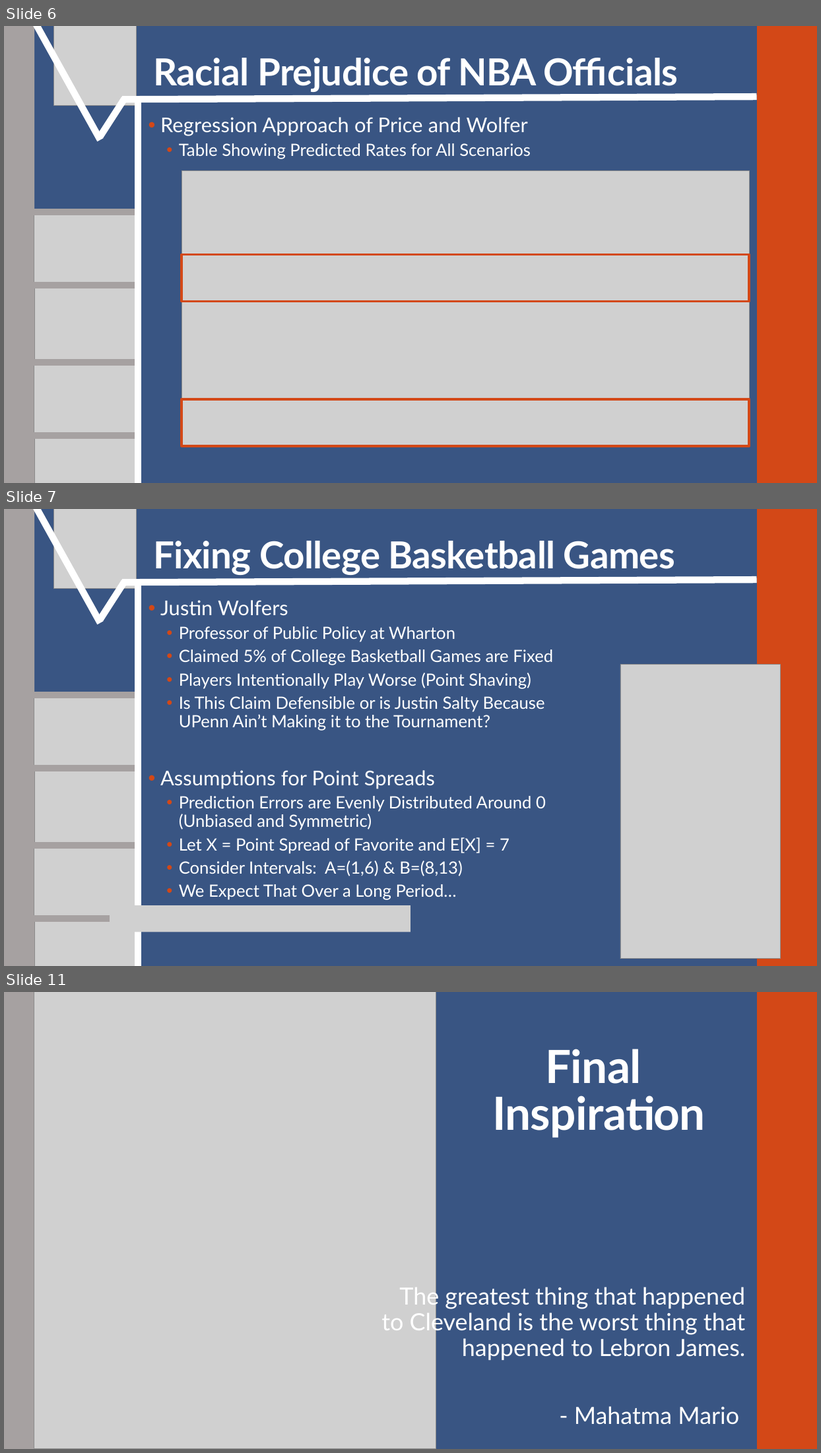
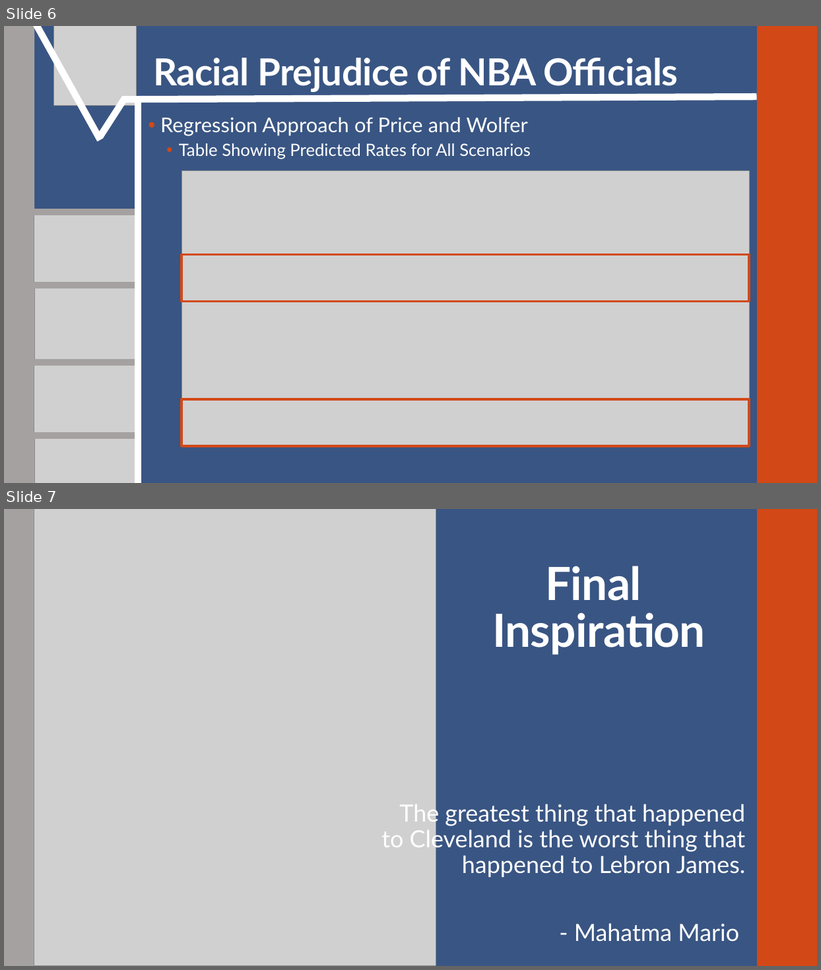
Before and after one commit to SuperMarioGiacomazzo/STOR538_WEBSITE, a slide deck: Slides/Basketball 5/Basketball_5_Lecture.pptx. Shown one above the other, each under a label of ours: slides 6, 7 and 11 before the commit, slides 6 and 7 after it; the slides between them are not shown. The pictures are 821x1453 and 821x970 pixels, drawn with LibreOffice and Linux fonts; fonts in the diff are those of the drawing; grey boxes stand for pictures. Boxes give left, top, right and bottom in pixels: in the first picture for what was removed or moved away, otherwise in the second. Text is boxed around its words. In the diff, an @@ line names an element or a change of style, - is before the commit and + after.

```diff
--- a/Slides/Basketball 5/Basketball_5_Lecture.pptx
+++ b/Slides/Basketball 5/Basketball_5_Lecture.pptx
@@ slide 7 removed at (4,509,817,966), background #395583; not listed: 2 template elements that a slide beside it also shows @@
@@ line removed from (33, 509) to (100, 623) @@
@@ picture removed at (54,509,136,588) @@
@@ title removed at (153,541,675,575) @@
-Fixing College Basketball Games
@@ line removed from (100, 619) to (125, 582) @@
@@ line removed from (122, 582) to (757, 580) @@
@@ line removed from (138, 966) to (138, 582) @@
@@ text removed at (160,600,553,900) @@
-• Justin Wolfers
-  • Professor of Public Policy at Wharton
-  • Claimed 5% of College Basketball Games are Fixed
-  • Players Intentionally Play Worse (Point Shaving)
-  • Is This Claim Defensible or is Justin Salty Because UPenn Ain’t Making it to the Tournament?
-• Assumptions for Point Spreads
-  • Prediction Errors are Evenly Distributed Around 0 (Unbiased and Symmetric)
-  • Let X = Point Spread of Favorite and E[X] = 7
-  • Consider Intervals: A=(1,6) & B=(8,13)
-  • We Expect That Over a Long Period…
@@ picture removed at (620,665,781,959) @@
@@ line removed from (29, 695) to (135, 695) @@
@@ picture removed at (34,697,141,771) @@
@@ line removed from (28, 768) to (135, 768) @@
@@ picture removed at (34,771,141,846) @@
@@ line removed from (29, 846) to (135, 846) @@
@@ line removed from (29, 846) to (135, 846) @@
@@ picture removed at (34,848,141,922) @@
@@ line removed from (28, 919) to (135, 919) @@
@@ picture removed at (34,922,141,966) @@
@@ picture removed at (110,906,411,932) @@
@@ what was slide 11 is now slide 7 @@
```
Also in this commit, not shown: 3 other slides removed, 3 other files.
